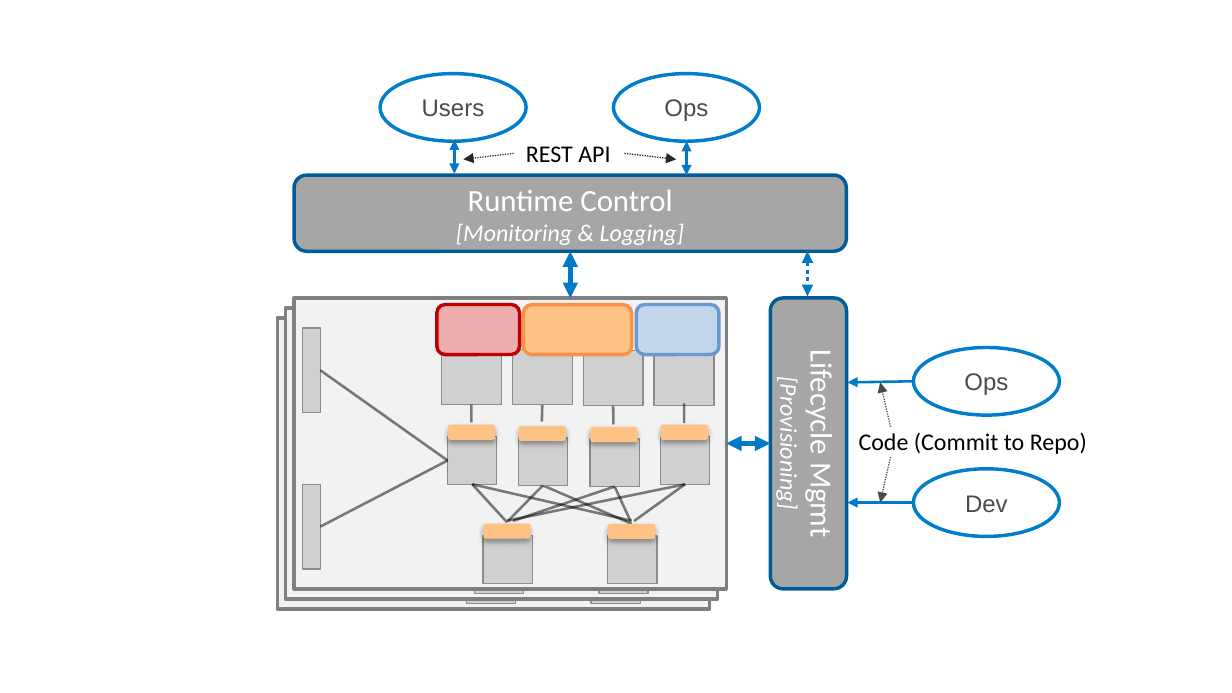
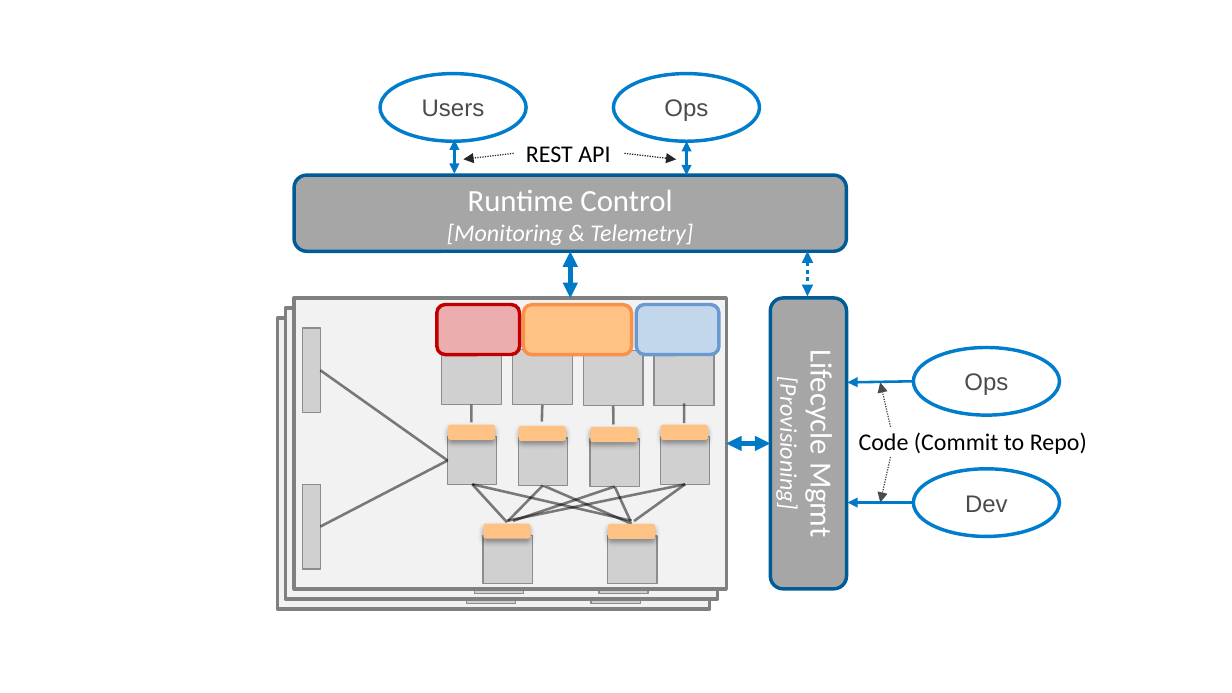
Before and after one commit to SystemsApproach/ops, a slide deck: slide 25 of figures.pptx. Drawn at 1232x693 pixels with LibreOffice and Linux fonts; fonts in the diff are those of the drawing; grey boxes stand for pictures. Boxes give left, top, right and bottom in pixels: in the first picture for what was removed or moved away, otherwise in the second. Text is boxed around its words. In the diff, an @@ line names an element or a change of style, - is before the commit and + after.

```diff
--- a/figures.pptx
+++ b/figures.pptx
@@ text in rounded rectangle at (447, 224, 693, 245): text changed @@
-[Monitoring & Logging]
+[Monitoring & Telemetry]
```
Also in this commit, not shown: 3 other slides changed, 10 other files.
